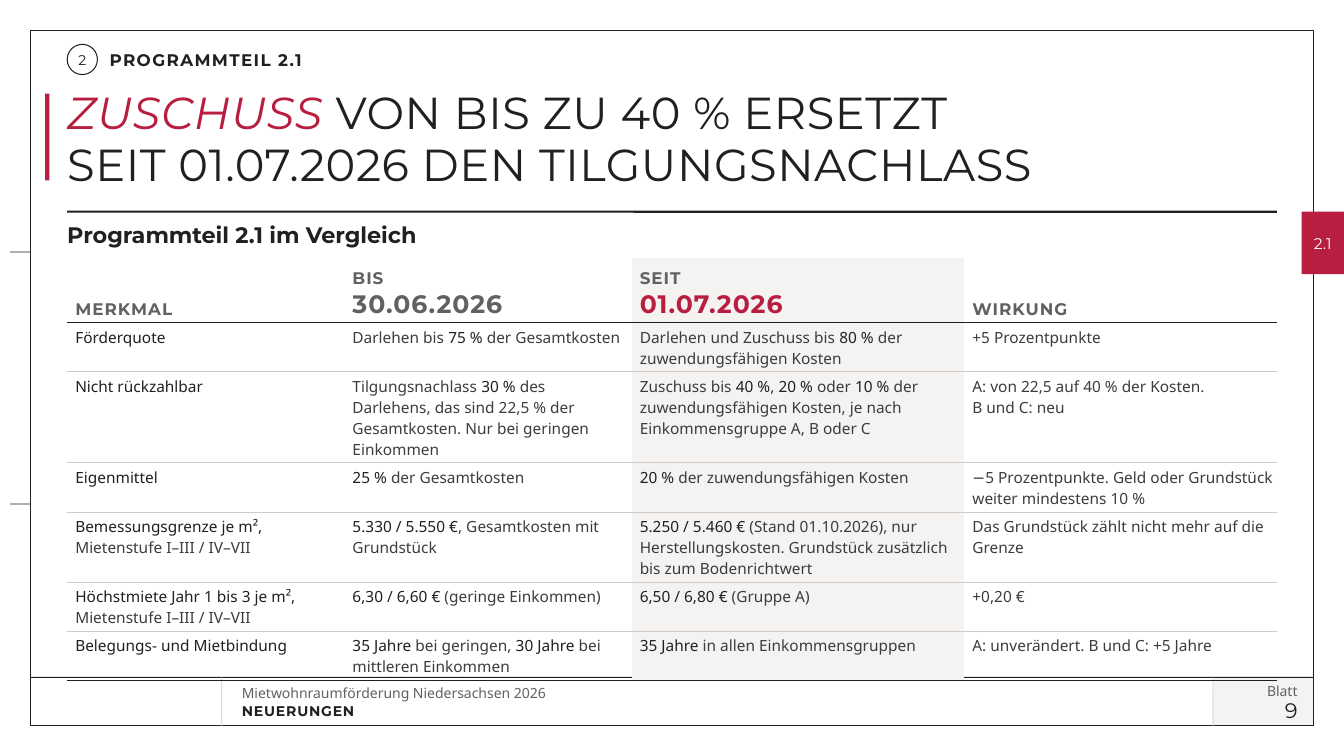
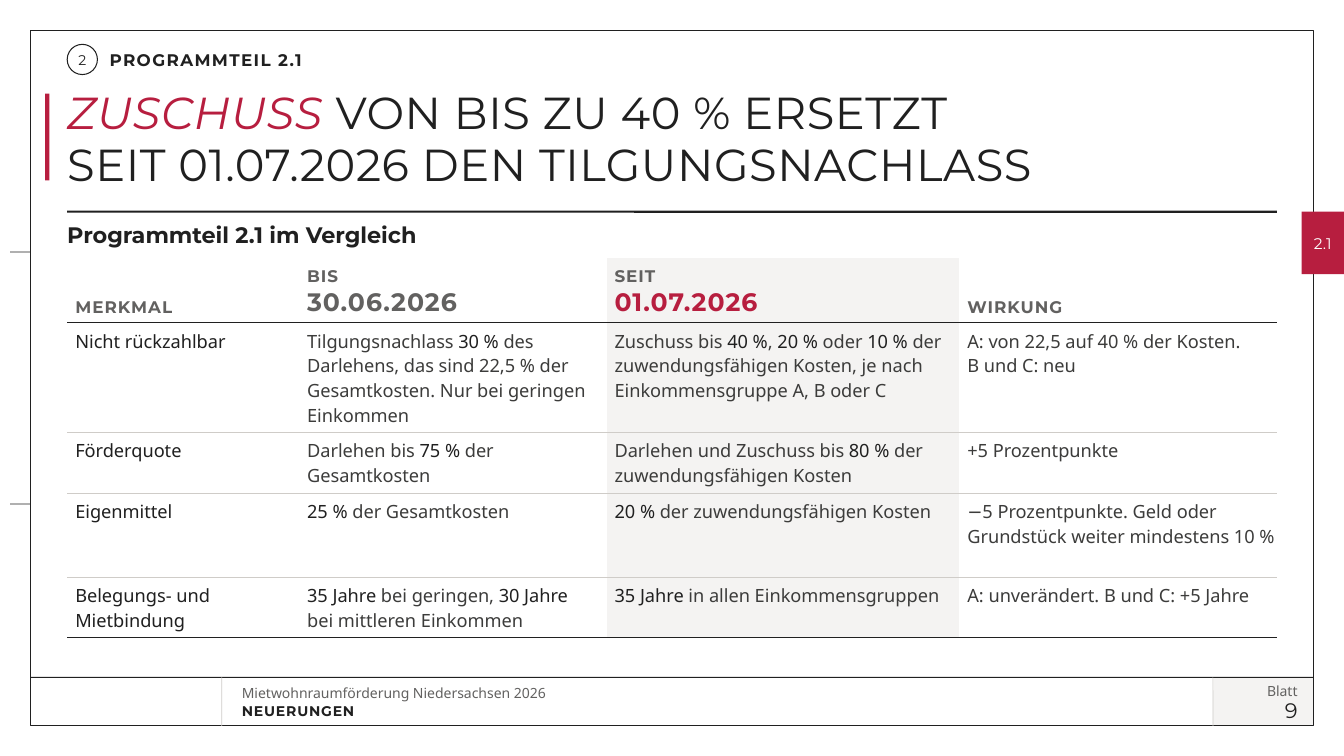
Before and after one commit to vgedaschko/NBank, a slide deck: slide 9 of praesentation/dist/PGN-Mietwohnraumfoerderung-Niedersachsen-2026-Vortrag.pptx. Drawn at 1344x756 pixels with LibreOffice and Linux fonts; fonts in the diff are those of the drawing; background and template pictures are left out. Boxes give left, top, right and bottom in pixels: in the first picture for what was removed or moved away, otherwise in the second. Text is boxed around its words. In the diff, an @@ line names an element or a change of style, - is before the commit and + after.

```diff
--- a/praesentation/dist/PGN-Mietwohnraumfoerderung-Niedersachsen-2026-Vortrag.pptx
+++ b/praesentation/dist/PGN-Mietwohnraumfoerderung-Niedersachsen-2026-Vortrag.pptx
@@ table at (68,258,1277,636) @@
+row 2: Nicht rückzahlbar | Tilgungsnachlass 30 % des Darlehens, das sind 22,5 % der Gesamtkosten. Nur bei geringen Einkommen | Zuschuss bis 40 %, 20 % oder 10 % der zuwendungsfähigen Kosten, je nach Einkommensgruppe A, B oder C | A: von 22,5 auf 40 % der Kosten. B und C: neu
-row 3: Nicht rückzahlbar | Tilgungsnachlass 30 % des Darlehens, das sind 22,5 % der Gesamtkosten. Nur bei geringen Einkommen | Zuschuss bis 40 %, 20 % oder 10 % der zuwendungsfähigen Kosten, je nach Einkommensgruppe A, B oder C | A: von 22,5 auf 40 % der Kosten. B und C: neu
-row 5: Bemessungsgrenze je m², / Mietenstufe I–III / IV–VII | 5.330 / 5.550 €, Gesamtkosten mit Grundstück | 5.250 / 5.460 € (Stand 01.10.2026), nur Herstellungskosten. Grundstück zusätzlich bis zum Bodenrichtwert | Das Grundstück zählt nicht mehr auf die Grenze
-row 6: Höchstmiete Jahr 1 bis 3 je m², / Mietenstufe I–III / IV–VII | 6,30 / 6,60 € (geringe Einkommen) | 6,50 / 6,80 € (Gruppe A) | +0,20 €
```
Also in this commit, not shown: 18 other slides changed, 1 slide added, 26 other files.
